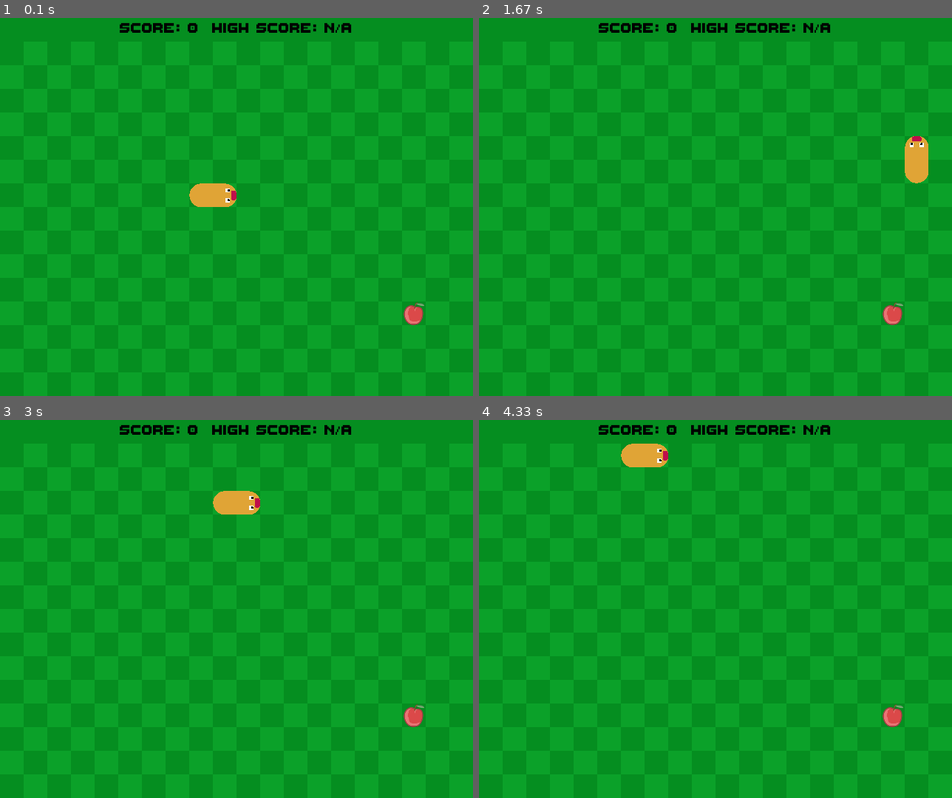
Above: before the commit, frames 1-4 (two rows, left to right).
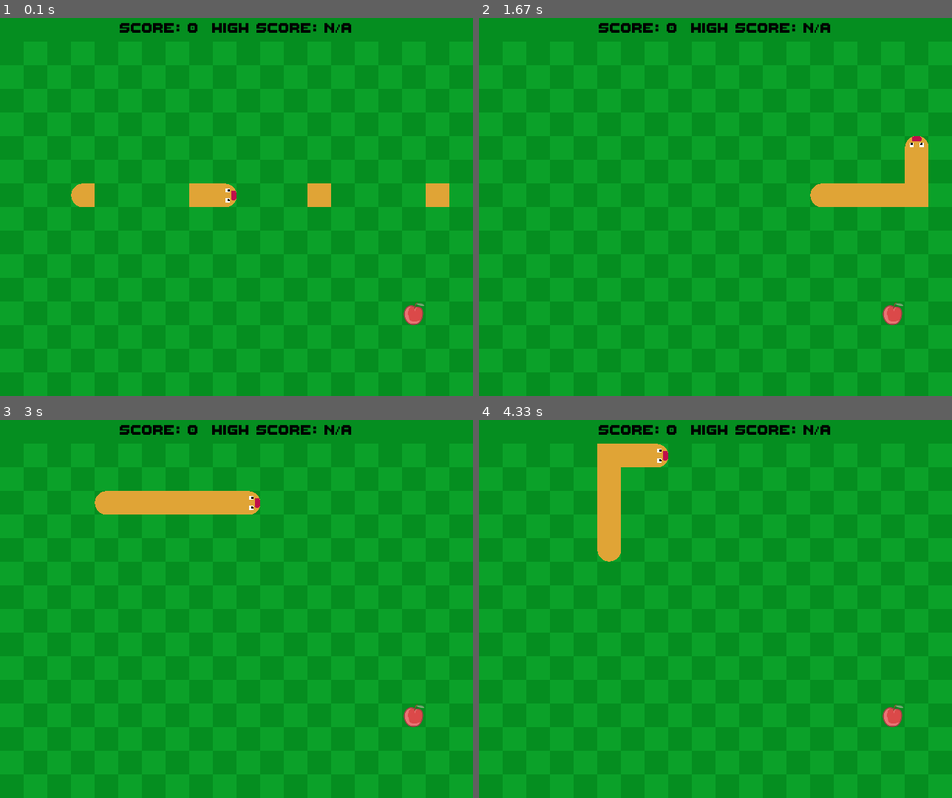
Above: after the commit, the same moments.

Repository: LassePladsen/Pygame-Snake
Game: pygame game, started from snake/main.py
The game is run twice, just before and just after one commit, with the same random seed, the same clock (stepped at 60 frames per second) and the same inputs.
Inputs:
- Up to frame 1 (0.1 s): no input
- Up to frame 2 (1.67 s): tap Enter at 0.33 s; tap Esc at 0.67 s; hold Right 1.03-1.5 s; hold Up from 1.53 s (still down)
- Up to frame 3 (3 s): release Up at 1.83 s; hold Right 1.87-2.33 s; hold Left 2.37-2.9 s; hold Down from 2.93 s (still down)
- Up to frame 4 (4.33 s): release Down at 3.23 s; hold Left 3.27-3.67 s; hold Up 3.7-4.07 s; hold Right from 4.1 s (still down)

The runs differ from the first frame. In frame 1, 0.9% of the frame differs, in the area x 15-95%, y 43-50%; in frame 2, 1.6%, in the area x 70-95%, y 41-50%; in frame 3, 1.6%; in frame 4, 1.6%.

Commit message:
Separated sprites, text overlay sprites, menu sprites, and future button sprites into separate modules.
Moved the top bar menu to the menus module.

Fixed the text overlays' line padding.

Diff:
--- /dev/null
+++ b/snake/buttons.py
@@ -0,0 +1 @@
+# todo: settings button
--- a/snake/main.py
+++ b/snake/main.py
@@ -5,6 +5,7 @@
     game = SnakeGame(screen_size=(640, 480),
                      title="Snake",
                      fps=11)
+    game.grow(5)  # todo: remove
     game.run()
 
 
--- /dev/null
+++ b/snake/menus.py
@@ -0,0 +1,47 @@
+import pygame as pg
+
+from textoverlays import BaseTextOverlay, FONT_PATH
+
+BACKGROUND_COLOR = 5, 142, 32
+
+# TODO: settings menu
+
+
+class TopBarMenu(BaseTextOverlay):
+    """Bar at the top of the screen with score and high score text."""
+
+    def __init__(self,
+                 current_score: int,
+                 high_score: int,
+                 size: tuple[int, int]) -> None:
+        self.current_score = current_score
+        self.high_score = high_score if high_score else "N/A"  # if no high score, display N/A
+        super().__init__(
+                text_lines=[f"Score: {self.current_score}  High Score: {self.high_score}"],
+                font_sizes=[30],
+                pos=(0, 0),
+                anchor="topleft",
+                font_color="black",
+                bg_color=BACKGROUND_COLOR,
+                bg_size=size,
+                line_centering=True
+        )
+
+    def update_rect(self):
+        self.__init__(
+                current_score=self.current_score,
+                high_score=self.high_score,
+                size=self.rect.size
+        )
+
+class SettingsMenu(BaseTextOverlay):
+    """Menu for changing settings."""
+
+    def __init__(self,
+                 size: tuple[int, int],
+                 anchor: str = "center",
+                 title_font_size: int = 70,
+                 settings_font_size: int = 50,
+                 font_color: str | tuple[int, int, int] = "black",
+                 bg_color: str | tuple[int, int, int] = "gray") -> None:
+        pass
--- a/snake/snakegame.py
+++ b/snake/snakegame.py
@@ -6,6 +6,8 @@
 import pygame as pg
 
 import sprites
+import textoverlays
+import menus
 from queue_handler import Queue
 from tools import get_resource_path, get_sound, play_sound, initialize_env, update_env
 
@@ -89,7 +91,7 @@
         x, y = self.screen_size[0] // 2 - sprites.TILE_SIZE[0], self.screen_size[1] // 2
         self._tail = sprites.Tail((x - sprites.TILE_SIZE[0], y))
         self._head = sprites.Head((x, y), prev_segment=self._tail)
-        self._top_bar = sprites.TopBar(
+        self._top_bar = menus.TopBarMenu(
                 current_score=self._current_score,
                 high_score=self._high_score,
                 size=(self.screen_size[0], sprites.TILE_SIZE[1]),
@@ -203,7 +205,7 @@
     def _show_game_over_screen(self) -> None:
         """Creates the game over image."""
         # noinspection PyTypeChecker
-        self._sprite_group.add(sprites.GameOverScreen(
+        self._sprite_group.add(textoverlays.GameOverOverlay(
                 self._current_score,
                 self._high_score,
                 (self.screen_size[0] // 2, self.screen_size[1] // 2)
@@ -211,7 +213,7 @@
 
     def _show_pause_screen(self) -> None:
         """Creates the pause image."""
-        self._pause_screen = sprites.PauseScreen((self.screen_size[0] // 2, self.screen_size[1] // 2))
+        self._pause_screen = textoverlays.PauseOverlay((self.screen_size[0] // 2, self.screen_size[1] // 2))
         # noinspection PyTypeChecker
         self._sprite_group.add(self._pause_screen)
 
@@ -251,6 +253,9 @@
             self._key_pressed = True
         elif key in self.RESTART_KEYS and self._game_over:
             self.restart()
+        else:  # unpause for any other key too
+            if self._pause:
+                self.unpause()
 
     def _update_screen(self, screen: pg.surface.Surface, background: pg.surface.Surface) -> None:
         """Updates the screen surface."""
--- a/snake/sprites.py
+++ b/snake/sprites.py
@@ -5,7 +5,6 @@
 # Constants:
 TILE_SIZE = 32, 32
 SNAKE_COLOR = 224, 164, 54
-BACKGROUND_COLOR = 5, 142, 32
 FOOD_SIZE = TILE_SIZE
 
 
@@ -27,139 +26,6 @@
             if not isinstance(sprite, SnakeSegment):  # dont move the food
                 continue
             sprite.move()
-
-
-class BaseTextOverlay(pg.sprite.Sprite):
-    """Base class for text overlays for inheritance."""
-
-    def __init__(self,
-                 text_lines: list[str],
-                 font_sizes: list[int],
-                 pos: tuple[int, int],
-                 anchor: str = "center",
-                 font_color: str | tuple[int, int, int] = "red",
-                 bg_color: str | tuple[int, int, int] = None,
-                 bg_size: tuple[int, int] = None) -> None:
-        super().__init__()
-        self.pos = pos
-        self.text_lines = text_lines
-        self.font_sizes = font_sizes
-        self._anchor = anchor
-
-        # Create text surface
-        fonts = [
-            pg.font.Font(get_resource_path("../assets/fonts/ThaleahFat.ttf"), size)
-            for size in font_sizes
-        ]
-        rendered_lines = [font.render(line, True, font_color) for font, line in zip(fonts, text_lines)]
-        line_pad = fonts[0].get_height() // 5  # padding between lines as function of their sizes
-        if bg_size:
-            width, height = bg_size
-        else:
-            width = max(rendered_line.get_width() for rendered_line in rendered_lines)
-            height = sum(rendered_line.get_height() for rendered_line in rendered_lines) + 2 * line_pad
-        self.image = pg.Surface((width, height), pg.SRCALPHA)
-        if bg_color:
-            self.image.fill(bg_color)
-        for i, rendered_line in enumerate(rendered_lines):
-            x = (width - rendered_line.get_width()) // 2
-            y = i * (rendered_line.get_height() + line_pad)
-            self.image.blit(rendered_line, (x, y))
-        self.rect = self.get_rect(self.pos, self._anchor)
-
-    def get_rect(self,
-                 pos: tuple[int, int],
-                 anchor: str = "center") -> pg.rect.Rect:
-        """Returns a sprite rect at a given position."""
-        anchor_positions = {
-            "topleft": self.image.get_rect(topleft=pos),
-            "topright": self.image.get_rect(topright=pos),
-            "bottomleft": self.image.get_rect(bottomleft=pos),
-            "bottomright": self.image.get_rect(bottomright=pos),
-            "center": self.image.get_rect(center=pos),
-        }
-        if (rect := anchor_positions.get(anchor)) is None:
-            raise ValueError(f"Invalid anchor position: '{anchor}'.\n"
-                             f" Valid positions are: {[i for i in anchor_positions.keys()]}")
-        return rect
-
-
-class TopBar(BaseTextOverlay):
-    """Bar at the top of the screen with score and high score text."""
-
-    def __init__(self,
-                 current_score: int,
-                 high_score: int,
-                 size: tuple[int, int]) -> None:
-        self.current_score = current_score
-        self.high_score = high_score if high_score else "N/A"  # if no high score, display N/A
-        super().__init__(
-                text_lines=[f"Score: {self.current_score}  High Score: {self.high_score}"],
-                font_sizes=[30],
-                pos=(0, 0),
-                anchor="topleft",
-                font_color="black",
-                bg_color=BACKGROUND_COLOR,
-                bg_size=size
-        )
-
-    def update_rect(self):
-        self.__init__(
-                current_score=self.current_score,
-                high_score=self.high_score,
-                size=self.rect.size
-        )
-
-
-class GameOverScreen(BaseTextOverlay):
-    """Game over screen class."""
-
-    def __init__(self,
-                 current_score: int,
-                 high_score: int,
-                 size: tuple[int, int],
-                 font_size: int = 70) -> None:
-        self.current_score = current_score
-        self.high_score = high_score if high_score else "N/A"  # if no high score, display N/A
-        super().__init__(
-                text_lines=["Game Over!", f"Score: {self.current_score}, High Score: {self.high_score}",
-                            "Press ENTER/SPACE to restart"],
-                font_sizes=[font_size, font_size // 2, font_size // 2],
-                pos=size,
-                anchor="center",
-                font_color="red"
-        )
-
-
-class PauseScreen(BaseTextOverlay):
-    """Pause screen class."""
-
-    def __init__(self,
-                 size: tuple[int, int],
-                 anchor: str = "center",
-                 font_size: int = 70,
-                 font_color: str | tuple[int, int, int] = "red") -> None:
-        super().__init__(
-                text_lines=["PAUSED", "Press any key to resume..."],
-                font_sizes=[font_size, font_size // 2],
-                pos=size,
-                anchor=anchor,
-                font_color=font_color
-        )
-
-
-def get_rect(self,
-             pos: tuple[int, int],
-             anchor: str = "center") -> pg.rect.Rect:
-    """Returns a sprite rect at a given position."""
-    anchor_positions = {
-        "topleft": self.image.get_rect(topleft=pos),
-        "topright": self.image.get_rect(topright=pos),
-        "bottomleft": self.image.get_rect(bottomleft=pos),
-        "bottomright": self.image.get_rect(bottomright=pos),
-        "center": self.image.get_rect(center=pos),
-    }
-    return anchor_positions.get(anchor, self.image.get_rect(center=pos))  # defaults to anchor center
 
 
 class BaseSprite(pg.sprite.Sprite):
--- /dev/null
+++ b/snake/textoverlays.py
@@ -0,0 +1,137 @@
+import pygame as pg
+
+from tools import get_resource_path
+
+FONT_PATH = get_resource_path("../assets/fonts/ThaleahFat.ttf")
+
+
+class BaseTextOverlay(pg.sprite.Sprite):
+    """Base class for text overlays for inheritance."""
+
+    def __init__(self,
+                 text_lines: list[str],
+                 font_sizes: list[int],
+                 pos: tuple[int, int],
+                 line_padding: list[int] | bool = True,
+                 anchor: str = "center",
+                 font_color: str | tuple[int, int, int] = "red",
+                 bg_color: str | tuple[int, int, int] = None,
+                 bg_size: tuple[int, int] = None,
+                 line_centering: list[int] | bool = False) -> None:
+        """line_centering is a list of line int indices to center on the screen.
+        If false or empty, no lines are centered. If True all lines are centered.
+
+        line_padding is a list of extra padding int values between lines.
+         If false or empty, no extra padding is used."""
+        super().__init__()
+        # default values for line_centering is a bool
+        if line_centering is False:
+            line_centering = []
+        elif line_centering is True:
+            line_centering = list(range(len(text_lines)))
+        self.line_centering = line_centering
+        self.pos = pos
+        self.text_lines = text_lines
+        self.font_sizes = font_sizes
+        self._anchor = anchor
+
+        # Create text surface
+        fonts = [
+            pg.font.Font(FONT_PATH, size)
+            for size in font_sizes
+        ]
+        rendered_lines = [font.render(line, True, font_color) for font, line in zip(fonts, text_lines)]
+
+        # default values for line_padding:
+        if isinstance(line_padding, bool):  # line_padding is bool -> no list given, use default padding
+            line_padding = [0] * (len(text_lines) - 1)
+        if len(line_padding) != len(text_lines) - 1:
+            raise ValueError(f"Number of line paddings not matching number of lines.")
+
+        # Create background surface
+        if bg_size:
+            width, height = bg_size
+        else:
+            width = max(rendered_line.get_width() for rendered_line in rendered_lines)
+            height = sum(rendered_line.get_height() for rendered_line in rendered_lines) + sum(line_padding)
+        self.image = pg.Surface((width, height), pg.SRCALPHA)
+        if bg_color:
+            self.image.fill(bg_color)
+
+        no_lines = len(rendered_lines)
+        # y positions for lines from font heights and padding
+        y = [0] * no_lines  # first line is always at the top
+        for i in range(no_lines - 1):
+            prev_y = y[i]
+            prev_h = rendered_lines[i].get_height()
+            next_h = rendered_lines[i + 1].get_height()
+            # y add: half of of the current fonts height + half of the next fonts height + any optional padding
+            y[i + 1] = prev_y + prev_h // 2 + next_h // 2 + line_padding[i]
+
+        # x positions for lines from centering or not:
+        if line_centering:
+            x = []
+            for i, rendered_line in enumerate(rendered_lines):
+                if i in line_centering:
+                    x.append((width - rendered_line.get_width()) // 2)  # center line
+        else:
+            x = [0] * no_lines  # all lines default to left
+        self.image.blits([(rendered_line, (x, y)) for rendered_line, x, y in zip(rendered_lines, x, y)])
+        self.rect = self.get_rect(self.pos, self._anchor)
+
+    def get_rect(self,
+                 pos: tuple[int, int],
+                 anchor: str = "center") -> pg.rect.Rect:
+        """Returns a sprite rect at a given position."""
+        anchor_positions = {
+            "topleft": self.image.get_rect(topleft=pos),
+            "topright": self.image.get_rect(topright=pos),
+            "bottomleft": self.image.get_rect(bottomleft=pos),
+            "bottomright": self.image.get_rect(bottomright=pos),
+            "center": self.image.get_rect(center=pos),
+        }
+        if (rect := anchor_positions.get(anchor)) is None:
+            raise ValueError(f"Invalid anchor position: '{anchor}'.\n"
+                             f" Valid positions are: {[i for i in anchor_positions.keys()]}")
+        return rect
+
+
+class GameOverOverlay(BaseTextOverlay):
+    """Game over screen class."""
+
+    def __init__(self,
+                 current_score: int,
+                 high_score: int,
+                 size: tuple[int, int],
+                 font_size: int = 70) -> None:
+        self.current_score = current_score
+        self.high_score = high_score if high_score else "N/A"  # if no high score, display N/A
+        lines = ["Game Over!", f"Score: {self.current_score}  High Score: {self.high_score}",
+                 "Press ENTER/SPACE to restart"]
+        super().__init__(
+                text_lines=lines,
+                font_sizes=[font_size, font_size // 2, font_size // 2],
+                pos=size,
+                anchor="center",
+                font_color="red",
+                line_centering=True
+        )
+
+
+class PauseOverlay(BaseTextOverlay):
+    """Pause screen class."""
+
+    def __init__(self,
+                 size: tuple[int, int],
+                 anchor: str = "center",
+                 font_size: int = 70,
+                 font_color: str | tuple[int, int, int] = "red") -> None:
+        lines = ["PAUSED", "Press any key to resume..."]
+        super().__init__(
+                text_lines=lines,
+                font_sizes=[font_size, font_size // 2],
+                pos=size,
+                anchor=anchor,
+                font_color=font_color,
+                line_centering=True
+        )
Not shown, changed: todo.md
